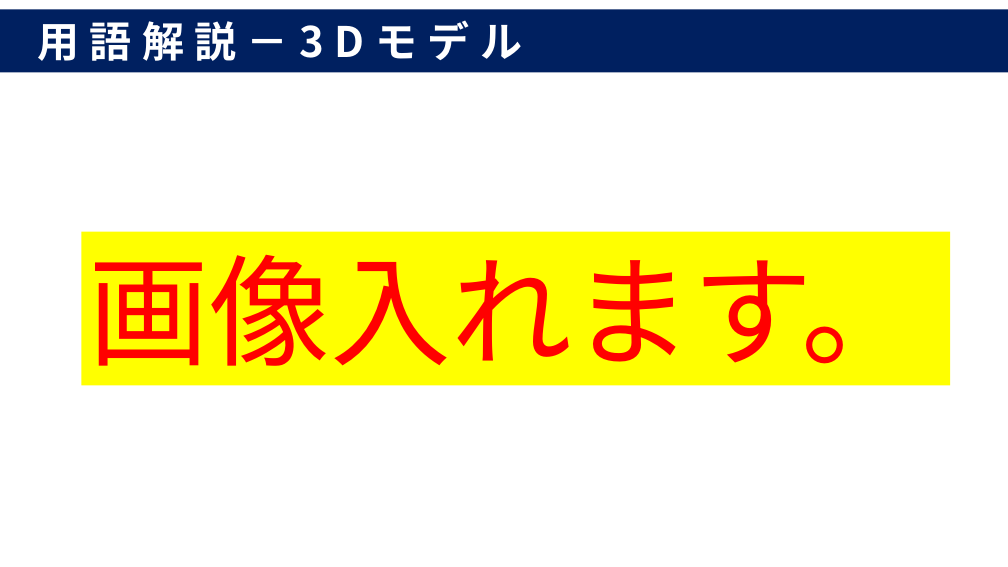
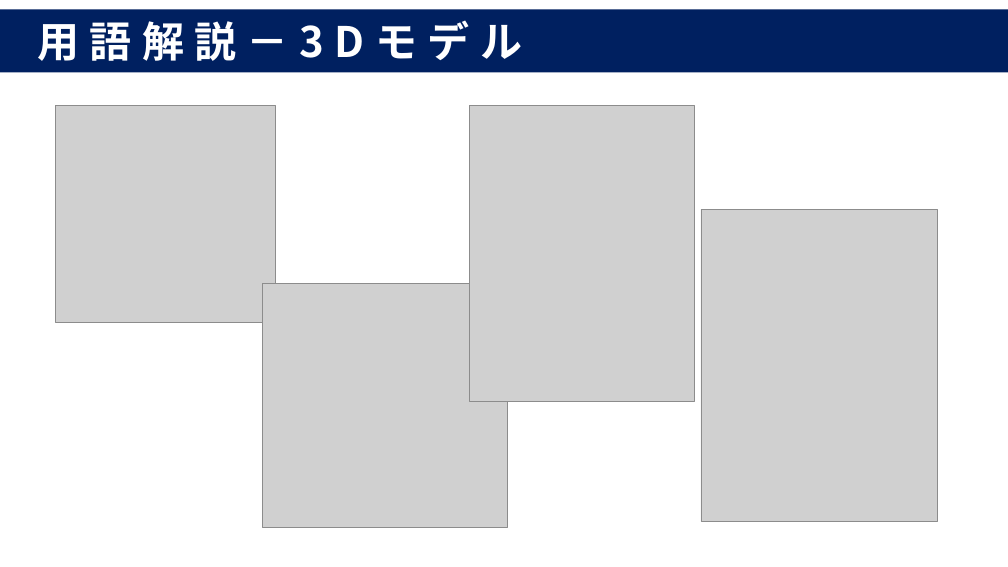
Before and after one commit to nabe-daisuki/hello-nabe, a slide deck: slide 16 of prezentation/プレゼン資料.pptx (slide 21 before the commit). Drawn at 1008x567 pixels with LibreOffice and Linux fonts; fonts in the diff are those of the drawing; grey boxes stand for pictures. Boxes give left, top, right and bottom in pixels: in the first picture for what was removed or moved away, otherwise in the second. Text is boxed around its words. In the diff, an @@ line names an element or a change of style, - is before the commit and + after.

```diff
--- a/prezentation/プレゼン資料.pptx
+++ b/prezentation/プレゼン資料.pptx
@@ picture added at (56,105,276,322) @@
@@ picture added at (470,105,694,401) @@
@@ picture added at (701,209,937,522) @@
@@ rectangle removed at (82,231,951,386) @@
-画像入れます。
@@ picture added at (262,284,507,527) @@
```
Also in this commit, not shown: 3 other slides changed, 13 slides added, 4 slides removed, 10 other files.
